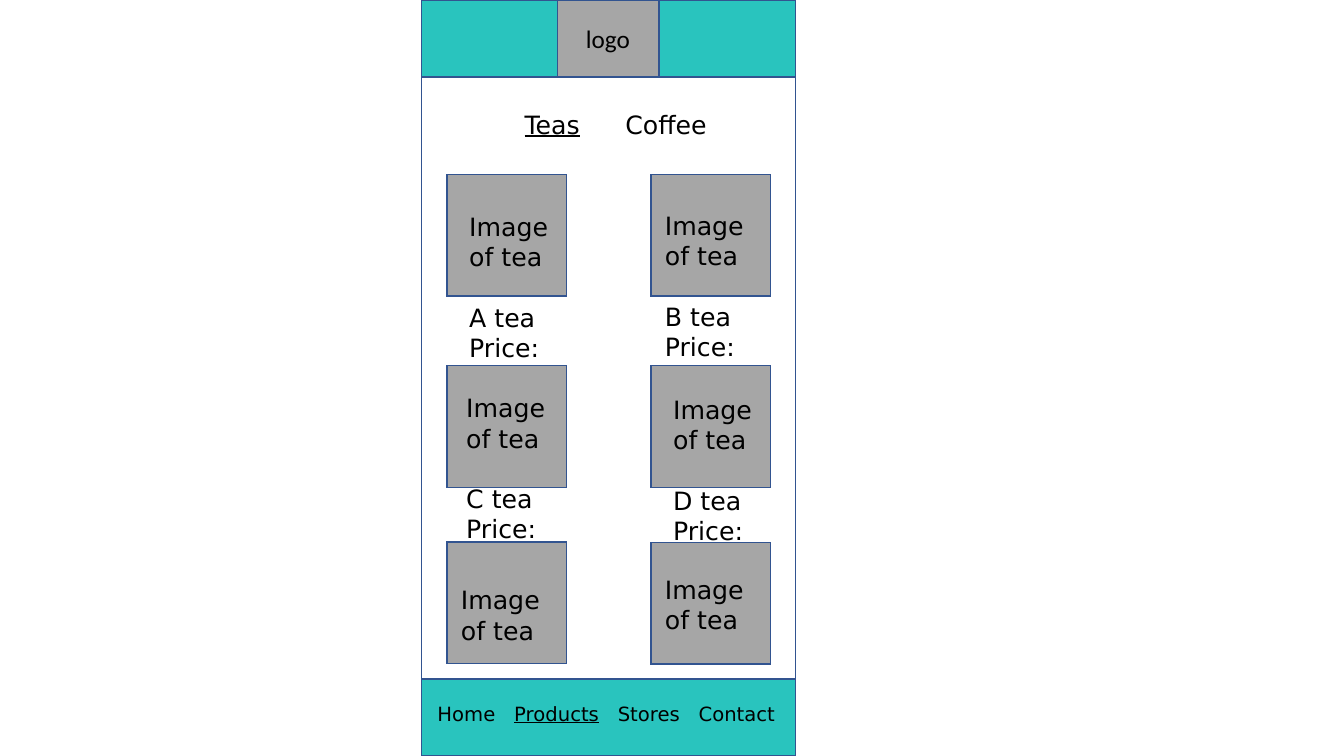
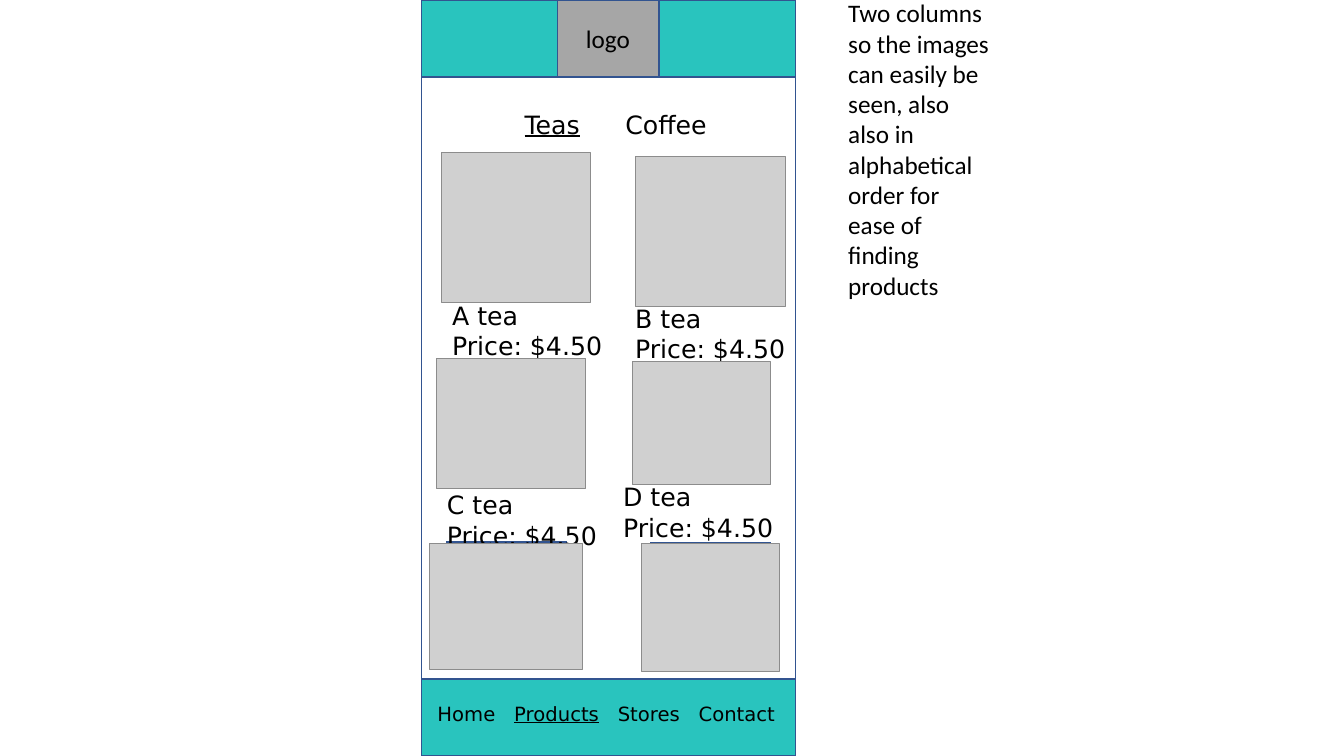
Before and after one commit to saramissak/67250-Web-Development-Project, a slide deck: slide 9 of Documents/High fidelity wireframe.pptx. Drawn at 1344x756 pixels with LibreOffice and Linux fonts; fonts in the diff are those of the drawing; grey boxes stand for pictures. Boxes give left, top, right and bottom in pixels: in the first picture for what was removed or moved away, otherwise in the second. Text is boxed around its words. In the diff, an @@ line names an element or a change of style, - is before the commit and + after.

```diff
--- a/Documents/High fidelity wireframe.pptx
+++ b/Documents/High fidelity wireframe.pptx
@@ text added at [848,4,989,299], 18 pt, text #000000 @@
+Two columns so the images can easily be seen, also also in alphabetical order for ease of finding products
@@ picture added at [442,153,591,302] @@
@@ rectangle removed at [447,174,567,296] @@
@@ picture added at [636,157,785,307] @@
@@ rectangle removed at [651,174,771,296] @@
@@ text "Image of tea": place and size @@
-text "Image of tea" at [665,216,744,357]
+text "Image of tea" at [635,246,785,364]
@@ text "Image o": place and size @@
-text "Image o" at [469,217,548,358]
+text "Image o" at [452,216,714,361]
@@ text at [635,216,714,243]: text changed @@
-Image of tea
+Image o
@@ picture added at [437,359,586,489] @@
@@ text at [452,336,602,361]: text changed @@
-Price:
+Price: $4.50
@@ text at [635,339,785,364]: text changed @@
-Price:
+Price: $4.50
@@ picture added at [633,362,771,485] @@
@@ rectangle removed at [651,366,771,488] @@
@@ text at [466,398,545,449]: paragraph removed @@
-Image of tea
@@ text "D tea": place and size @@
-text "D tea" at [673,400,752,546]
+text "D tea" at [623,487,773,543]
@@ text at [673,400,752,450]: paragraph removed @@
-Image of tea
@@ text "C tea": place and size @@
-text "C tea" at [466,398,545,545]
+text "C tea" at [447,495,597,551]
@@ text at [447,524,597,551]: text changed @@
-Price:
+Price: $4.50
@@ text at [623,518,773,543]: text changed @@
-Price:
+Price: $4.50
@@ picture added at [431,543,583,669] @@
@@ picture added at [642,543,780,671] @@
@@ text removed at [461,590,540,641] @@
-Image of tea
@@ text removed at [665,580,744,630] @@
-Image of tea
```
Also in this commit, not shown: 8 other slides changed, 1 slide added, 1 slide removed, 15 other files.
